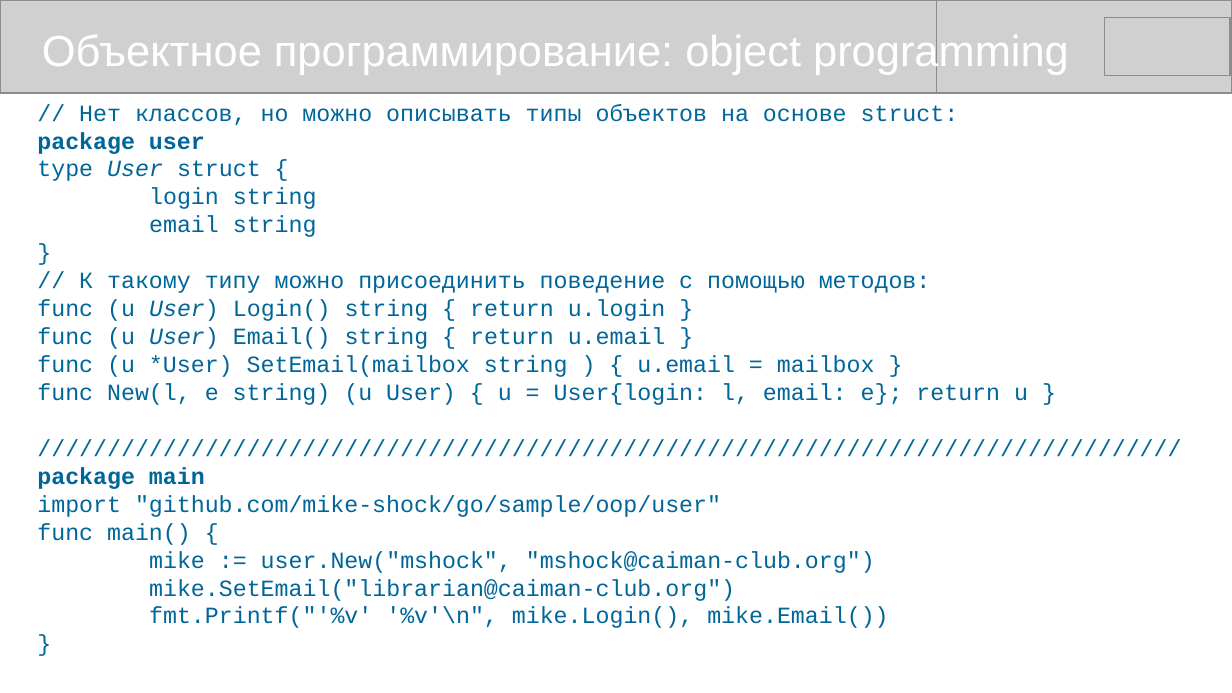
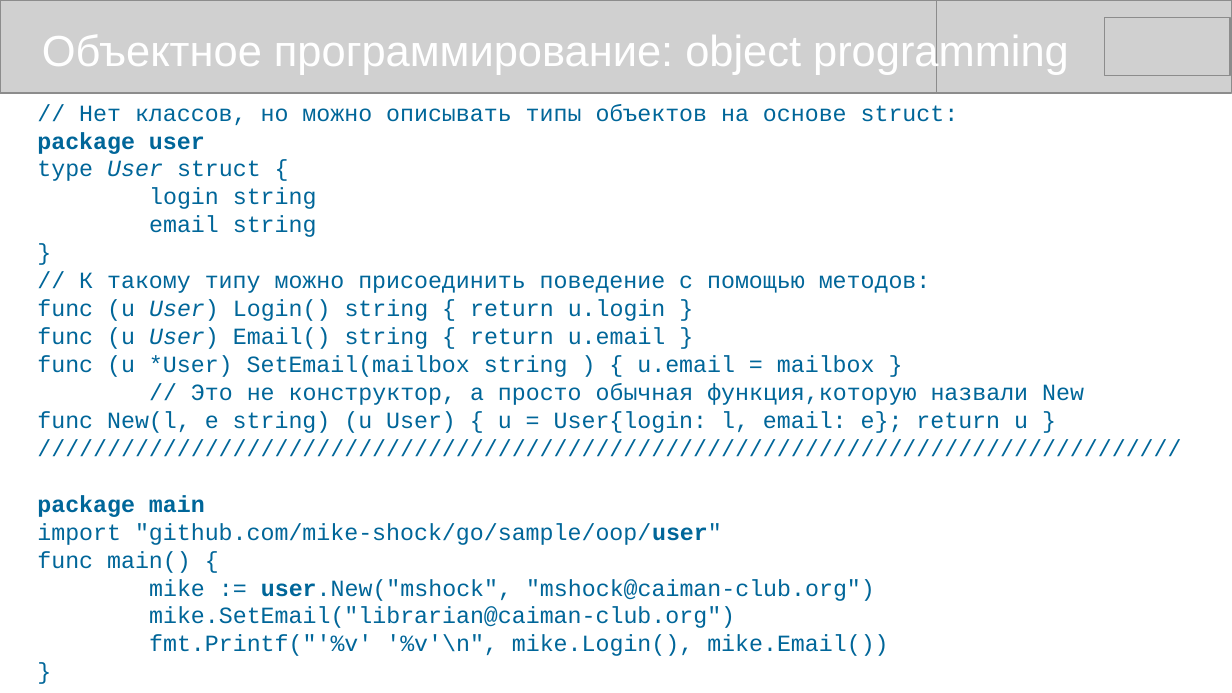
Before and after one commit to mike-shock/Go_language, a slide deck: slide 31 of Go_Review.odp. Drawn at 1232x693 pixels with LibreOffice and Linux fonts; fonts in the diff are those of the drawing; grey boxes stand for pictures. Boxes give left, top, right and bottom in pixels: in the first picture for what was removed or moved away, otherwise in the second. Text is boxed around its words. In the diff, an @@ line names an element or a change of style, - is before the commit and + after.

```diff
--- a/Go_Review.odp
+++ b/Go_Review.odp
@@ text at [191,383,1084,405]: paragraph added @@
+// Это не конструктор, а просто обычная функция,которую назвали New
@@ text at [37,523,875,601]: bold on in ""github.com/mike-shock/go/sample/oop/user"", "user.New("mshock"," @@
```
Also in this commit, not shown: 3 other slides changed, 1 other file.
